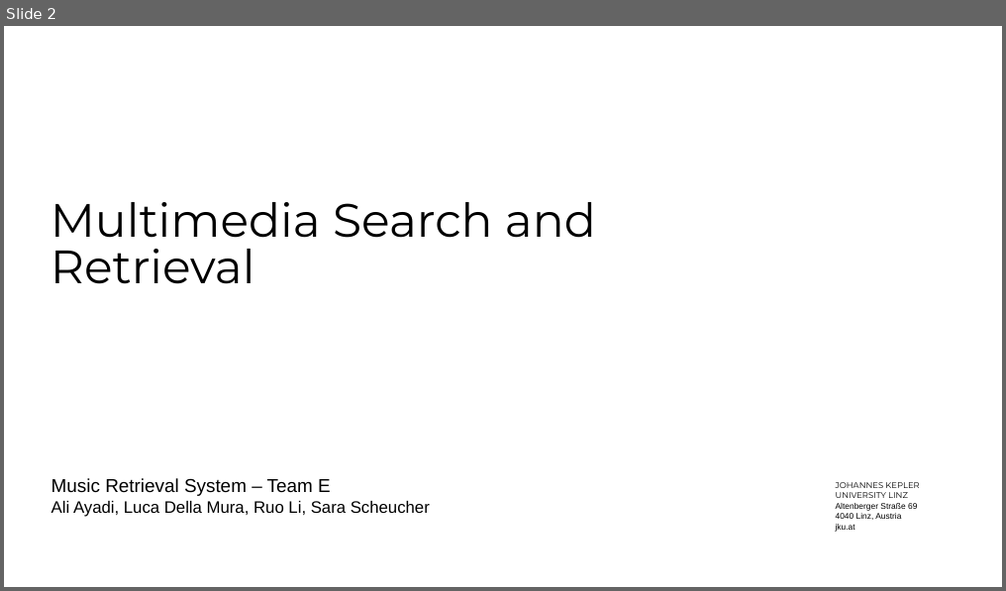
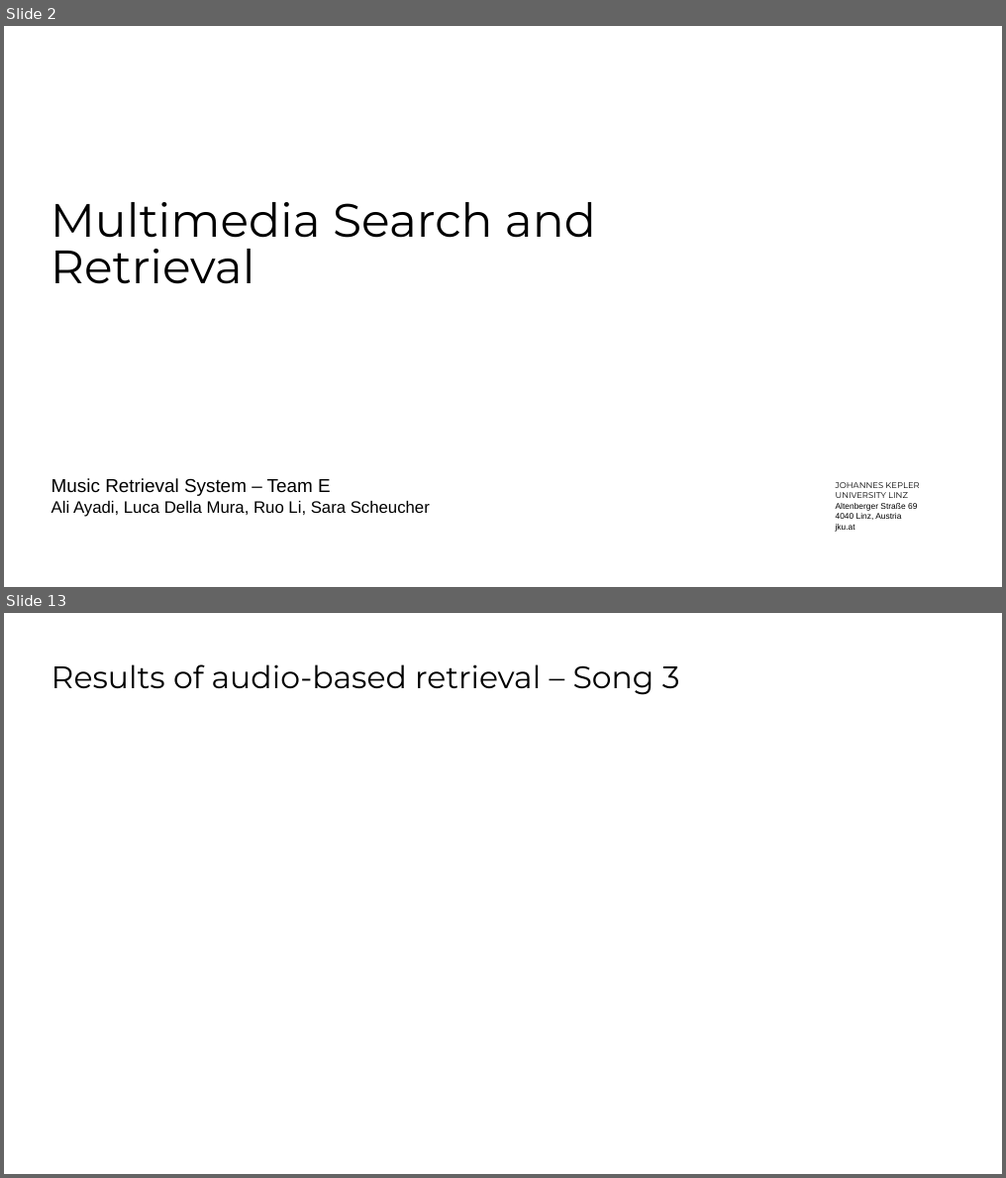
Before and after one commit to SaraCoolman/MMSR, a slide deck: project_3_team_E/Final Presentation.pptx. Shown one above the other, each under a label of ours: slide 2 before the commit, slides 2 and 13 after it; the slides between them are not shown. The pictures are 1006x591 and 1006x1178 pixels, drawn with LibreOffice and Linux fonts; fonts in the diff are those of the drawing; background and template pictures are left out. Boxes give left, top, right and bottom in pixels: in the first picture for what was removed or moved away, otherwise in the second. Text is boxed around its words. In the diff, an @@ line names an element or a change of style, - is before the commit and + after.

```diff
--- a/project_3_team_E/Final Presentation.pptx
+++ b/project_3_team_E/Final Presentation.pptx
@@ slide 13 added at box(4, 613, 1002, 1174), background #FFFFFF @@
@@ title added at box(52, 664, 680, 695), 30 pt, text #000000 @@
+Results of audio-based retrieval – Song 3
```
Also in this commit, not shown: 1 slide changed, 14 other slides added, 3 slides removed.
